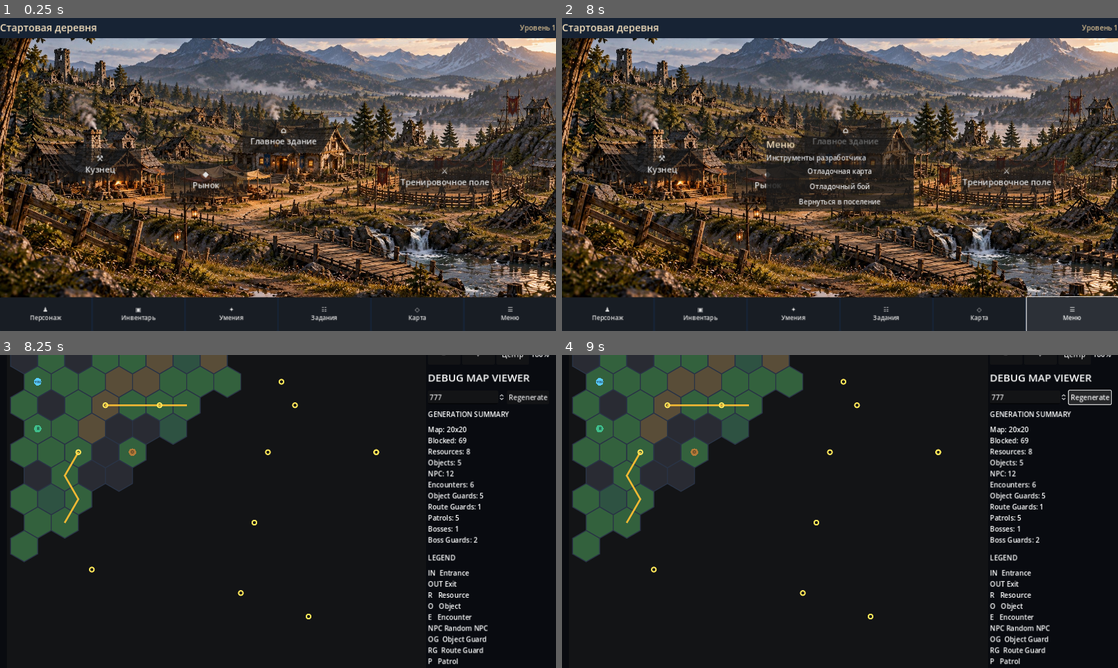
Above: before the commit, frames 1-4 (two rows, left to right).
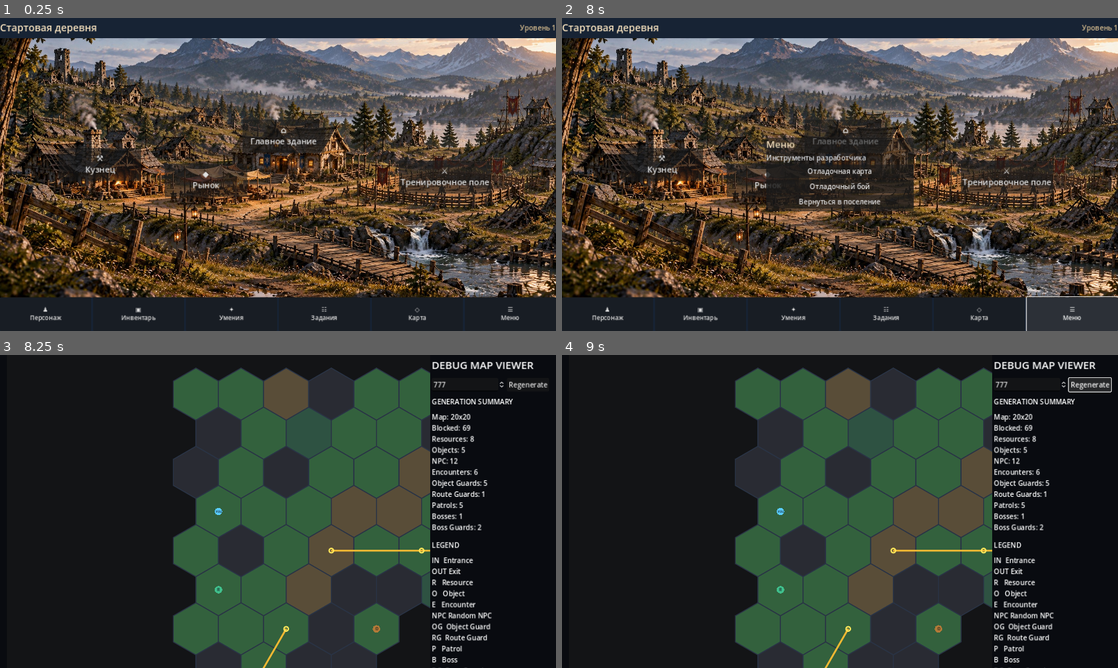
Above: after the commit, the same moments.

Repository: Archoniou1987/Battle-of-Artheon
Game: Godot game, scene res://scenes/main/main.tscn
Two runs of this game, one before a commit and one after it. Both use one fixed random seed, a clock stepped at 60 frames per second and the inputs below.
Inputs:
- Up to frame 1 (0.25 s): no input
- Up to frame 2 (8 s): click "⚒ Кузнец" at 0.5 s; click "◆ Рынок" at 1.25 s; click "⌂ Главное здание" at 2 s; click "⚔ Тренировочное поле" at 2.75 s; click "♟ Персонаж" at 3.5 s; click "▣ Инвентарь" at 4.25 s; click "✦ Умения" at 5 s; click "☷ Задания" at 5.75 s; click "◇ Карта" at 6.5 s; click "☰ Меню" at 7.25 s
- Up to frame 3 (8.25 s): click "Отладочная карта" at 8 s
- Up to frame 4 (9 s): click "Regenerate" at 8.75 s

Frames 1-2 are identical in both runs. In frame 3, 58% of the frame differs, in the area x 1-99%, y 0-100%; in frame 4, 58%.

Commit message:
Replace zoom controls with fixed player-following camera and padded map edges

Diff:
--- a/scenes/debug/debug_map_viewer.gd
+++ b/scenes/debug/debug_map_viewer.gd
@@ -6,13 +6,10 @@
 var planned_path:Array[Vector2i]=[]
 var move_status:Label
 var move_button:Button
-var zoom_level:float=1.8
+var zoom_level:float=3.0
 var _map_base_size:=Vector2.ZERO
-const MIN_ZOOM:=0.8
-const MAX_ZOOM:=3.0
-const ZOOM_STEP:=0.25
 var map_scroll:ScrollContainer
-var zoom_label:Label
+var mini_map:Control
 
 var loot_expedition:ExpeditionState
 var loot_player_id:String=""
@@ -114,22 +111,6 @@
 	map_scroll.horizontal_scroll_mode=ScrollContainer.SCROLL_MODE_SHOW_NEVER
 	map_scroll.vertical_scroll_mode=ScrollContainer.SCROLL_MODE_SHOW_NEVER
 	map_scroll.follow_focus=false
-	var camera_controls:=HBoxContainer.new()
-	$Root/Sidebar.add_child(camera_controls)
-	$Root/Sidebar.move_child(camera_controls,1)
-	for caption in ["−","+","Центр"]:
-		var control:=Button.new()
-		control.text=caption
-		control.custom_minimum_size=Vector2(75,46)
-		camera_controls.add_child(control)
-		if caption=="−":
-			control.pressed.connect(func()->void: _set_zoom(zoom_level-ZOOM_STEP))
-		elif caption=="+":
-			control.pressed.connect(func()->void: _set_zoom(zoom_level+ZOOM_STEP))
-		else:
-			control.pressed.connect(_center_on_player)
-	zoom_label=Label.new()
-	camera_controls.add_child(zoom_label)
 	var controls:=HBoxContainer.new()
 	$Root/Sidebar.add_child(controls)
 	$Root/Sidebar.move_child(controls,1)
@@ -155,7 +136,7 @@
 	var seed_value:int=int(seed_input.value)
 	var generated:=LocationGenerator.generate(20,20,seed_value)
 	canvas.set_generated(generated)
-	_set_zoom(zoom_level)
+	_set_fixed_scale()
 	call_deferred("_center_on_player")
 	playable_map=generated.map
 	player_hex=generated.entrance
@@ -227,22 +208,15 @@
 	planned_path.remove_at(0)
 	move_status.text="Прибытие" if planned_path.size()==1 else "Осталось: %d"%(planned_path.size()-1)
 	canvas.set_player_view(player_hex,target_hex,planned_path)
-
-func _set_zoom(value:float)->void:
-	var next_zoom:=clampf(value,MIN_ZOOM,MAX_ZOOM)
+	call_deferred("_center_on_player")
+
+func _set_fixed_scale()->void:
 	if canvas==null:
 		return
-	var old_zoom:=zoom_level
-	var old_center:=Vector2(map_scroll.scroll_horizontal,map_scroll.scroll_vertical)+map_scroll.size*0.5-canvas.map_offset
-	zoom_level=next_zoom
-	canvas.HEX_SIZE=20.0*zoom_level
+	canvas.HEX_SIZE=60.0
 	_map_base_size=canvas._map_pixel_size()
 	_refresh_map_extent()
 	canvas.queue_redraw()
-	if zoom_label!=null:
-		zoom_label.text="%d%%"%roundi(zoom_level*100.0)
-	var new_center:=old_center*zoom_level/maxf(old_zoom,0.01)+canvas.map_offset
-	call_deferred("_scroll_to",new_center-map_scroll.size*0.5)
 
 func _refresh_map_extent()->void:
 	if canvas==null or map_scroll==null:
@@ -250,8 +224,9 @@
 	var viewport_size:=map_scroll.size
 	if viewport_size.x<=0.0 or viewport_size.y<=0.0:
 		return
-	canvas.custom_minimum_size=Vector2(maxf(_map_base_size.x,viewport_size.x),maxf(_map_base_size.y,viewport_size.y))
-	canvas.map_offset=Vector2(maxf(0.0,(viewport_size.x-_map_base_size.x)*0.5),maxf(0.0,(viewport_size.y-_map_base_size.y)*0.5))
+	var padding:=viewport_size*0.5
+	canvas.custom_minimum_size=_map_base_size+viewport_size
+	canvas.map_offset=padding
 	canvas.queue_redraw()
 
 func _scroll_to(pos:Vector2)->void:
